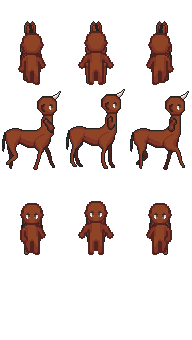
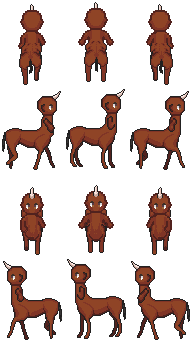
Revision of a layered (192, 340) image; what changed, layer by layer:
painted on "horn" over 3, 2, 163, 270
renamed "man-same_colors" to "man-brown-front", painted on it over 7, 31, 185, 303
renamed "horse" to "horse-brown", painted on it over 3, 21, 190, 340
added layer "man-brown-rear" above "man-orig" over 18, 8, 174, 50
